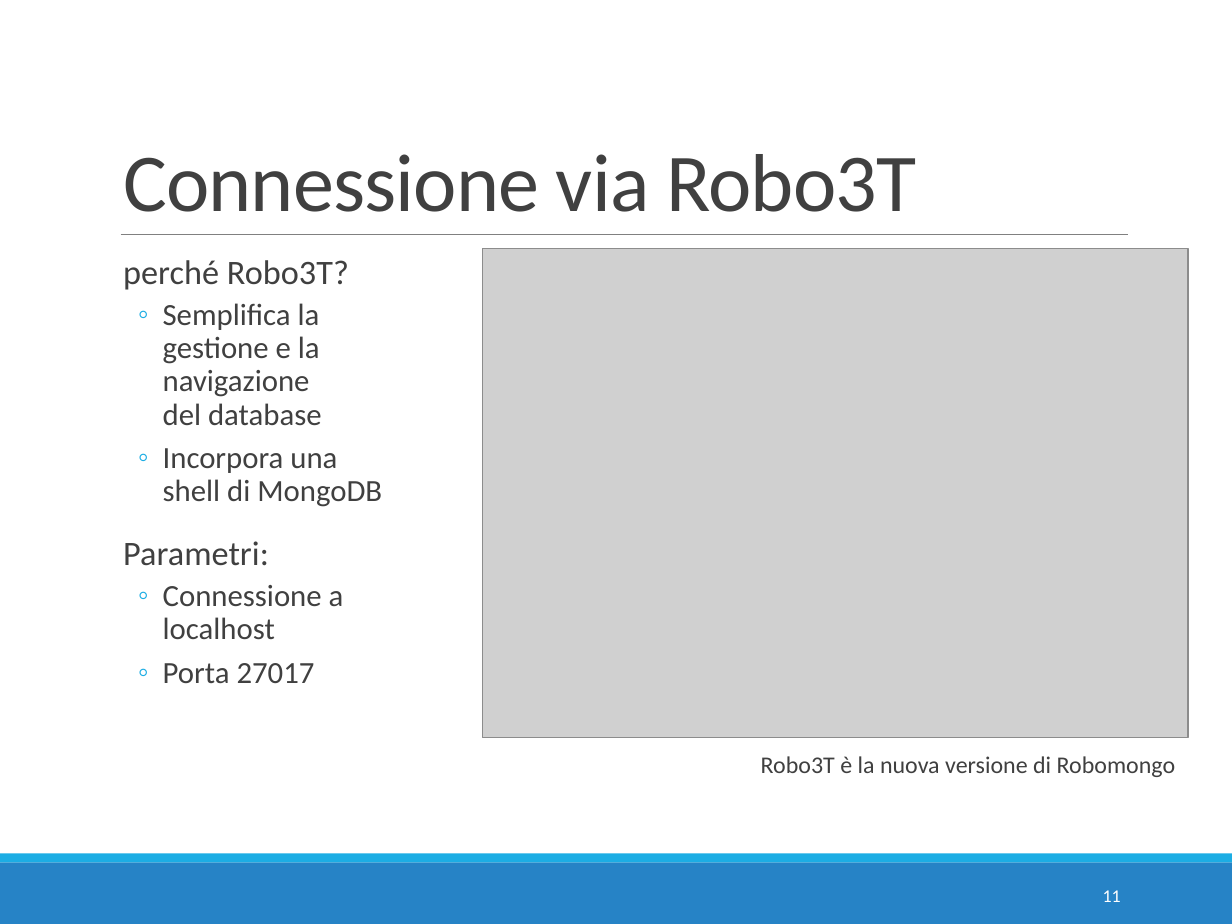
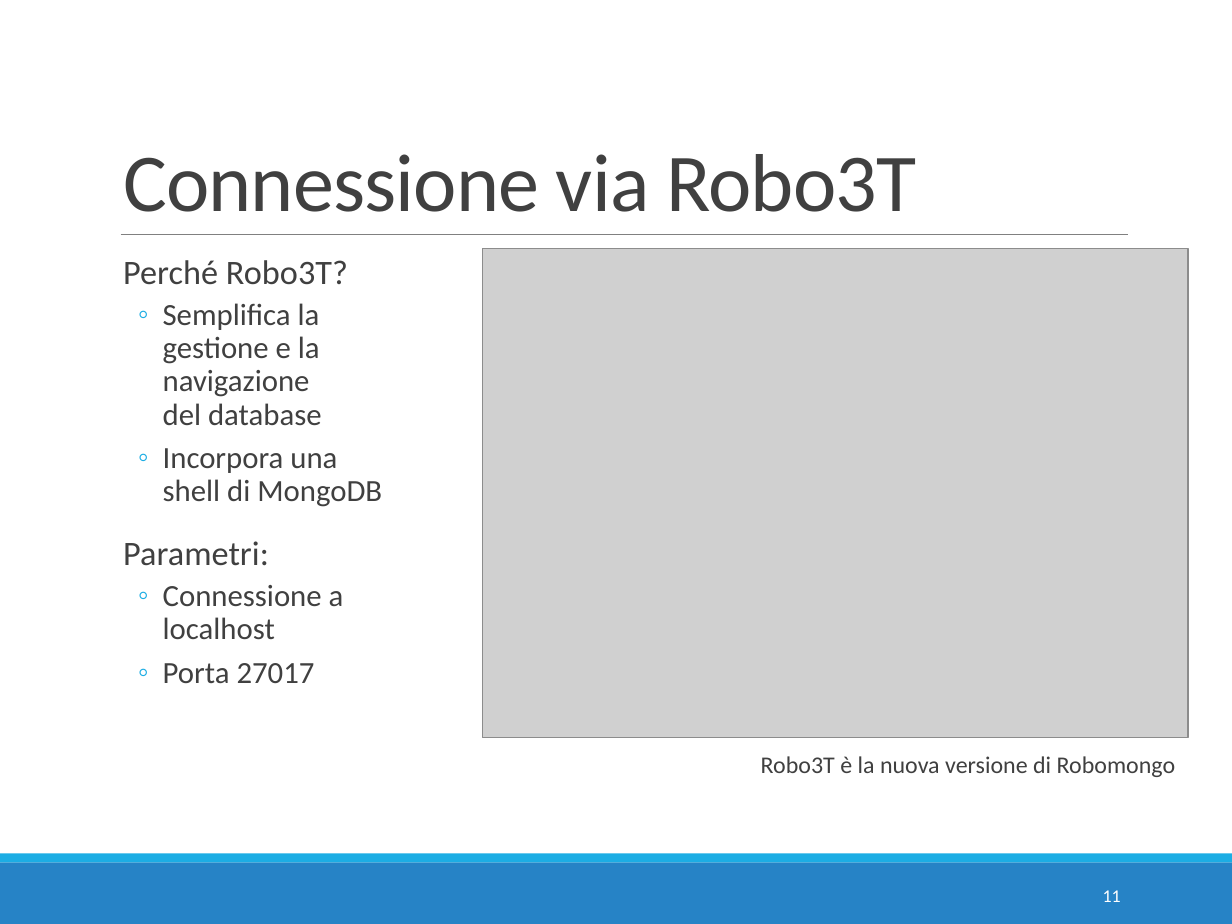
Before and after one commit to w4bo/teaching-nosql, a slide deck: slide 11 of slides/05 - E5 - MongoDB Intro.pptx. Drawn at 1232x924 pixels with LibreOffice and Linux fonts; fonts in the diff are those of the drawing; grey boxes stand for pictures. Boxes give left, top, right and bottom in pixels: in the first picture for what was removed or moved away, otherwise in the second. Text is boxed around its words. In the diff, an @@ line names an element or a change of style, - is before the commit and + after.

```diff
--- a/slides/05 - E5 - MongoDB Intro.pptx
+++ b/slides/05 - E5 - MongoDB Intro.pptx
@@ text at [123,260,348,285]: text changed @@
-  perché Robo3T?
+  Perché Robo3T?
```
Also in this commit, not shown: 1 other file.
